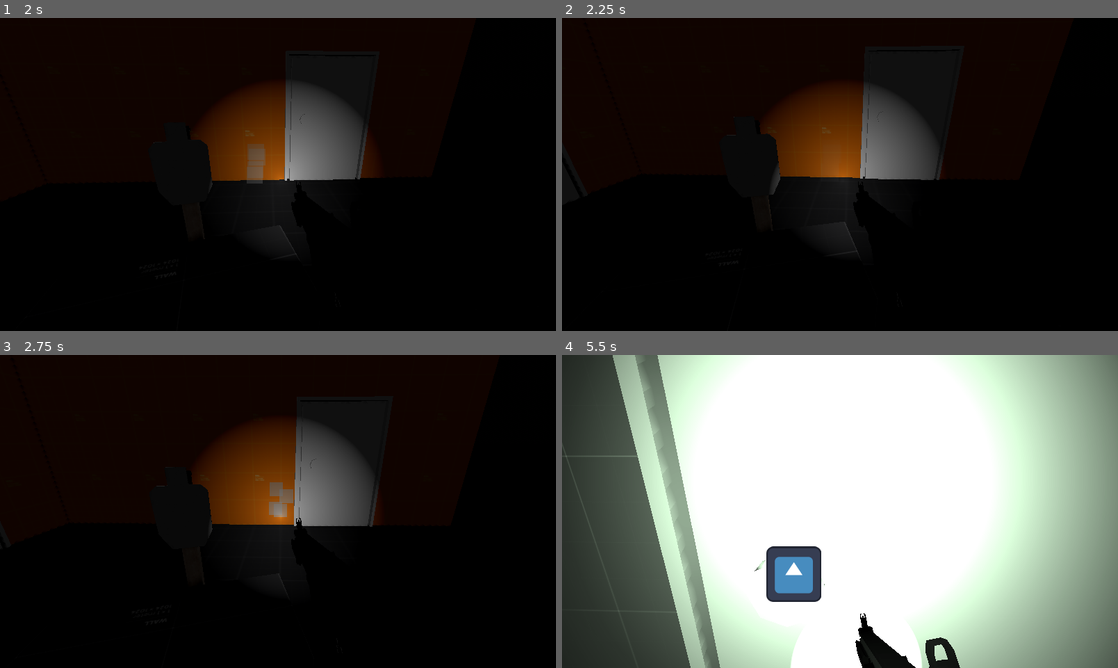
Above: before the commit, frames 1-4 (two rows, left to right).
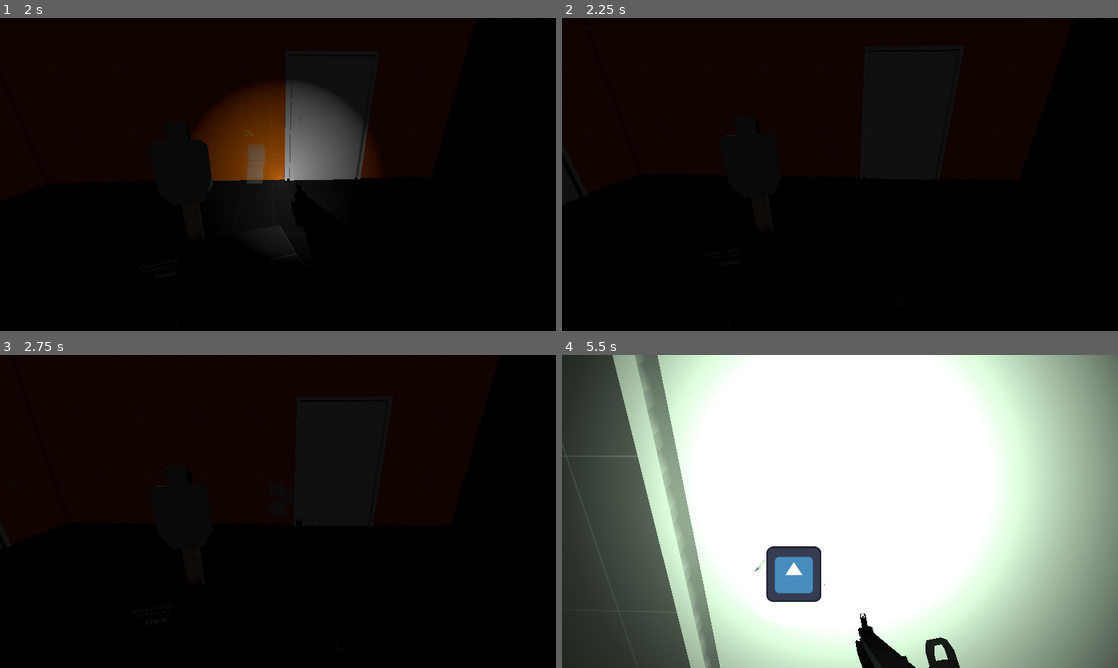
Above: after the commit, the same moments.

Repository: Ieida/Tactical-FPS-Godot
Game: Godot game, scene res://main_menu/main_menu.tscn
The game is run twice, just before and just after one commit, with the same random seed, the same clock (stepped at 60 frames per second) and the same inputs. The engine's default icon, where the game draws it, is replaced by a stand-in: a white triangle on a blue panel in a dark square.
Inputs (mouse positions are in pixels of both pictures, inside the frame that each line leads up to):
- Up to frame 1 (2 s): click "PLAY TEST" at 0.5 s; tap Enter at 1.25 s; move the mouse to (305, 174) at 1.27 s; hold W (move_forward) from 1.28 s (still down); click (305, 174) at 1.35 s; tap F (flashlight_toggle, bound only after the commit) at 1.55 s
- Up to frame 2 (2.25 s): keep holding W (move_forward); move the mouse to (812, 174) at 2.02 s; tap F (flashlight_toggle, bound only after the commit) at 2.1 s
- Up to frame 3 (2.75 s): keep holding W (move_forward); click (250, 511) at 2.3 s
- Up to frame 4 (5.5 s): keep holding W (move_forward); move the mouse to (851, 505) at 2.77 s; tap 3 (grenade) at 2.85 s; tap F (flashlight_toggle, bound only after the commit) at 3.05, 4.55 s; move the mouse to (834, 517) at 3.52 s; tap N (night_vision) at 3.6 s; click (834, 517) at 3.8 s; move the mouse to (878, 514) at 4.27 s; tap 1 (primary) at 4.35 s; tap R (reload) at 4.9 s; move the mouse to (795, 508) at 5.02 s; tap 2 (secondary) at 5.1 s; click (795, 508) at 5.3 s

Frame 1 is identical in both runs. In frame 2, 7.6% of the frame differs, in the area x 35-68%, y 21-76%; in frame 3, 8.5%, in the area x 34-68%, y 21-76%; in frame 4, 1.3%.

Commit message:
flashlight toggling

Diff:
--- a/player/player.tscn
+++ b/player/player.tscn
@@ -764,12 +764,13 @@
 
 [node name="Weapons" type="Node3D" parent="CharacterBody3D/Node3D/PlayerCamera"]
 
-[node name="SMGViewmodel" type="Node3D" parent="CharacterBody3D/Node3D/PlayerCamera/Weapons" node_paths=PackedStringArray("gun", "magazine", "weapon", "camera", "animation_player")]
+[node name="SMGViewmodel" type="Node3D" parent="CharacterBody3D/Node3D/PlayerCamera/Weapons" node_paths=PackedStringArray("gun", "magazine", "flashlight", "weapon", "camera", "animation_player")]
 visible = false
 script = ExtResource("8_7k0sh")
 gun = NodePath("SMG")
 magazine = NodePath("SMG/Magazine")
 bullet = ExtResource("7_i1ag6")
+flashlight = NodePath("SMG/SpotLight3D")
 weapon = NodePath("SMG")
 camera = NodePath("../..")
 animation_player = NodePath("AnimationPlayer")
--- a/player_gun/player_gun.gd
+++ b/player_gun/player_gun.gd
@@ -5,6 +5,7 @@
 @export var gun: Gun
 @export var magazine: Magazine
 @export var bullet: PackedScene
+@export var flashlight: SpotLight3D
 
 func _ready():
 	super._ready()
@@ -14,6 +15,8 @@
 
 func _process(_delta):
 	if not is_holstered:
+		if flashlight and Input.is_action_just_pressed("flashlight_toggle"):
+			toggle_flashlight()
 		if Input.is_action_just_pressed("trigger"):
 			press_trigger()
 		elif Input.is_action_just_released("trigger"):
@@ -25,7 +28,16 @@
 func can_holster() -> bool:
 	return not is_trigger_pressed and not is_reloading
 
-var is_trigger_pressed = false
+var is_flashlight_on: bool = false
+func toggle_flashlight():
+	if is_flashlight_on:
+		flashlight.hide()
+		is_flashlight_on = false
+	else:
+		flashlight.show()
+		is_flashlight_on = true
+
+var is_trigger_pressed: bool = false
 func press_trigger():
 	if not is_reloading:
 		is_trigger_pressed = true
@@ -35,7 +47,7 @@
 	is_trigger_pressed = false
 	gun.release_trigger()
 
-var is_reloading = false
+var is_reloading: bool = false
 func reload():
 	if gun.magazine and not is_trigger_pressed:
 		is_reloading = true
--- a/project.godot
+++ b/project.godot
@@ -95,6 +95,11 @@
 "events": [Object(InputEventKey,"resource_local_to_scene":false,"resource_name":"","device":-1,"window_id":0,"alt_pressed":false,"shift_pressed":false,"ctrl_pressed":false,"meta_pressed":false,"pressed":false,"keycode":0,"physical_keycode":78,"key_label":0,"unicode":110,"echo":false,"script":null)
 ]
 }
+flashlight_toggle={
+"deadzone": 0.5,
+"events": [Object(InputEventKey,"resource_local_to_scene":false,"resource_name":"","device":-1,"window_id":0,"alt_pressed":false,"shift_pressed":false,"ctrl_pressed":false,"meta_pressed":false,"pressed":false,"keycode":0,"physical_keycode":70,"key_label":0,"unicode":102,"echo":false,"script":null)
+]
+}
 
 [layer_names]
 
